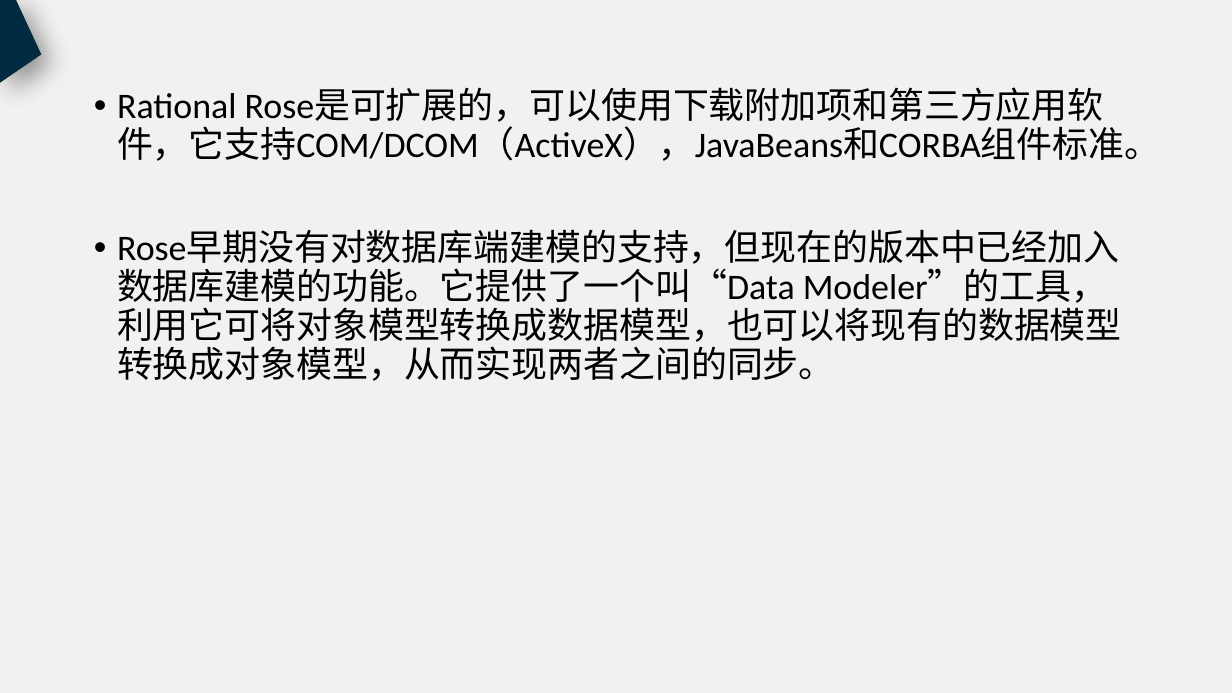
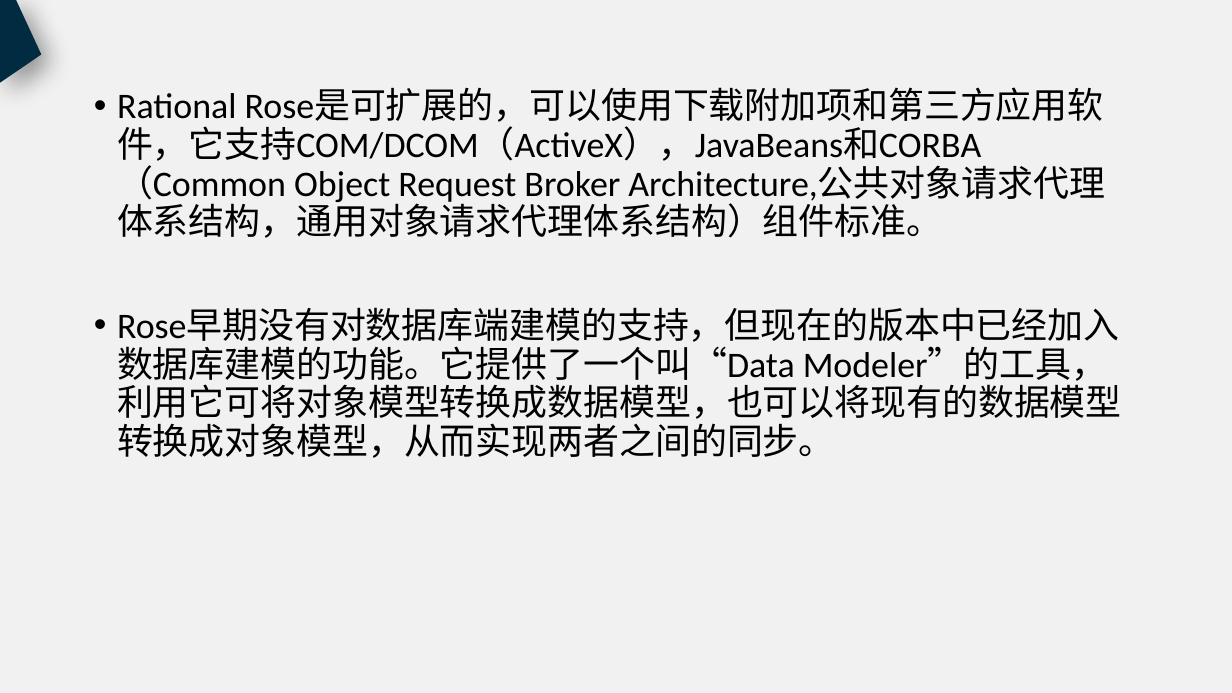
Before and after one commit to PRD2018-G18/PRD2018, a slide deck: slide 11 of 非受控文档/过程文档/UML工具/UML工具.pptx. Drawn at 1232x693 pixels with LibreOffice and Linux fonts; fonts in the diff are those of the drawing. Boxes give left, top, right and bottom in pixels: in the first picture for what was removed or moved away, otherwise in the second. Text is boxed around its words. In the diff, an @@ line names an element or a change of style, - is before the commit and + after.

```diff
--- a/非受控文档/过程文档/UML工具/UML工具.pptx
+++ b/非受控文档/过程文档/UML工具/UML工具.pptx
@@ text at (117, 88, 1105, 238): text changed @@
-• Rational Rose是可扩展的，可以使用下载附加项和第三方应用软件，它支持COM/DCOM（ActiveX），JavaBeans和CORBA组件标准。
+• Rational Rose是可扩展的，可以使用下载附加项和第三方应用软件，它支持COM/DCOM（ActiveX），JavaBeans和CORBA（Common Object Request Broker Architecture,公共对象请求代理体系结构，通用对象请求代理体系结构）组件标准。
```
Also in this commit, not shown: 15 other slides changed, 5 slides added, 15 slides removed.
